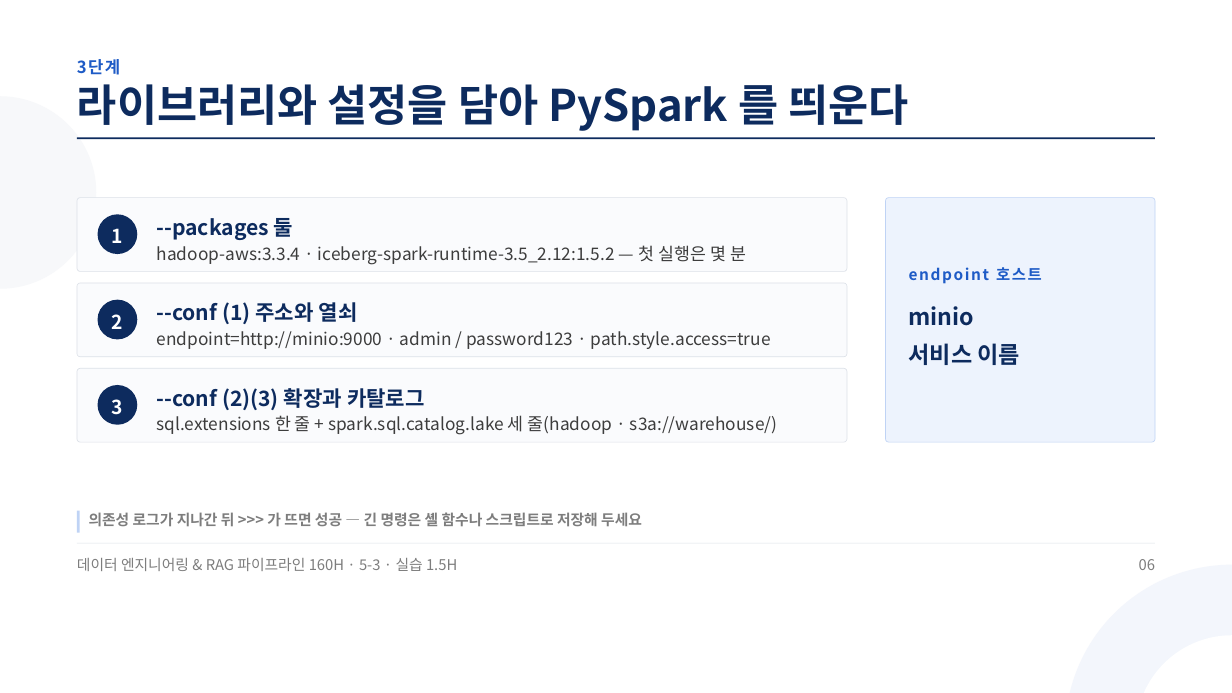
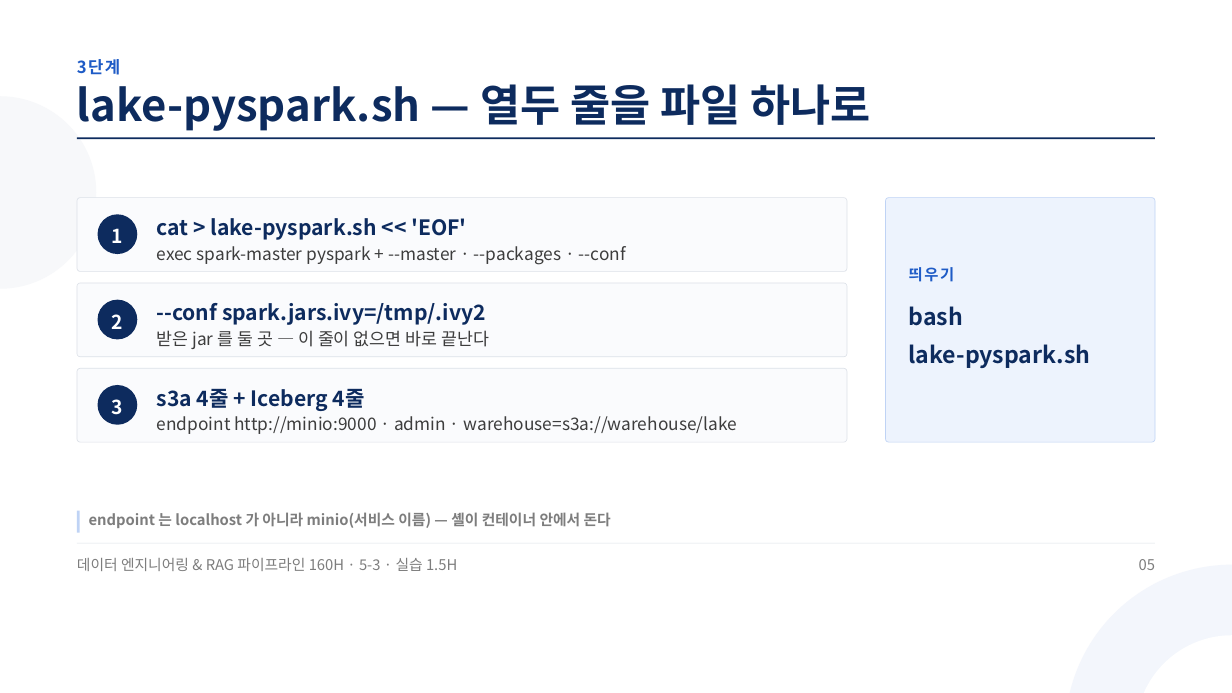
Before and after one commit to aebonlee/materials, a slide deck: slide 5 of data-eng/decks/w5d3s2.pptx (slide 6 before the commit). Drawn at 1232x693 pixels with LibreOffice and Linux fonts; fonts in the diff are those of the drawing. Boxes give left, top, right and bottom in pixels: in the first picture for what was removed or moved away, otherwise in the second. Text is boxed around its words. In the diff, an @@ line names an element or a change of style, - is before the commit and + after.

Commit message:
data-eng 5-3 덱 5(w5d3s0 신설) · 4-5·5-1·5-2 덱 「5-3 에서 다시 씀」 고침 · 묶음

```diff
--- a/data-eng/decks/w5d3s2.pptx
+++ b/data-eng/decks/w5d3s2.pptx
@@ text at (x1=77, y1=84, x2=871, y2=131): text changed @@
-라이브러리와 설정을 담아 PySpark 를 띄운다
+lake-pyspark.sh — 열두 줄을 파일 하나로
@@ text at (x1=157, y1=218, x2=466, y2=240): text changed @@
---packages 둘
+cat > lake-pyspark.sh << 'EOF'
@@ text at (x1=157, y1=246, x2=626, y2=265): text changed @@
-hadoop-aws:3.3.4 · iceberg-spark-runtime-3.5_2.12:1.5.2 — 첫 실행은 몇 분
+exec spark-master pyspark + --master · --packages · --conf
@@ text at (x1=909, y1=267, x2=955, y2=282): text changed @@
-endpoint 호스트
+띄우기
@@ text at (x1=157, y1=303, x2=486, y2=325): text changed @@
---conf (1) 주소와 열쇠
+--conf spark.jars.ivy=/tmp/.ivy2
@@ text at (x1=909, y1=306, x2=1091, y2=368): text changed @@
-minio
-서비스 이름
+bash
+lake-pyspark.sh
@@ text at (x1=157, y1=330, x2=489, y2=349): text changed @@
-endpoint=http://minio:9000 · admin / password123 · path.style.access=true
+받은 jar 를 둘 곳 — 이 줄이 없으면 바로 끝난다
@@ text at (x1=157, y1=389, x2=365, y2=411): text changed @@
---conf (2)(3) 확장과 카탈로그
+s3a 4줄 + Iceberg 4줄
@@ text at (x1=157, y1=416, x2=738, y2=434): text changed @@
-sql.extensions 한 줄 + spark.sql.catalog.lake 세 줄(hadoop · s3a://warehouse/)
+endpoint http://minio:9000 · admin · warehouse=s3a://warehouse/lake
@@ text at (x1=89, y1=512, x2=611, y2=528): text changed @@
-의존성 로그가 지나간 뒤 >>> 가 뜨면 성공 — 긴 명령은 셸 함수나 스크립트로 저장해 두세요
+endpoint 는 localhost 가 아니라 minio(서비스 이름) — 셸이 컨테이너 안에서 돈다
@@ text at (x1=1139, y1=559, x2=1155, y2=570): text changed @@
-06
+05
```
Also in this commit, not shown: 6 other slides changed, 4 slides added, 3 slides removed, 20 other files.
